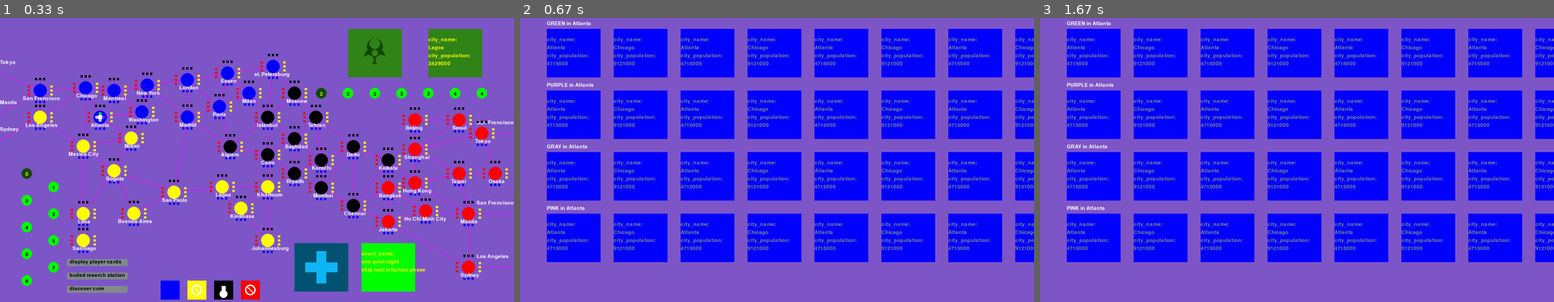
Above: before the commit, frames 1-3 (left to right).
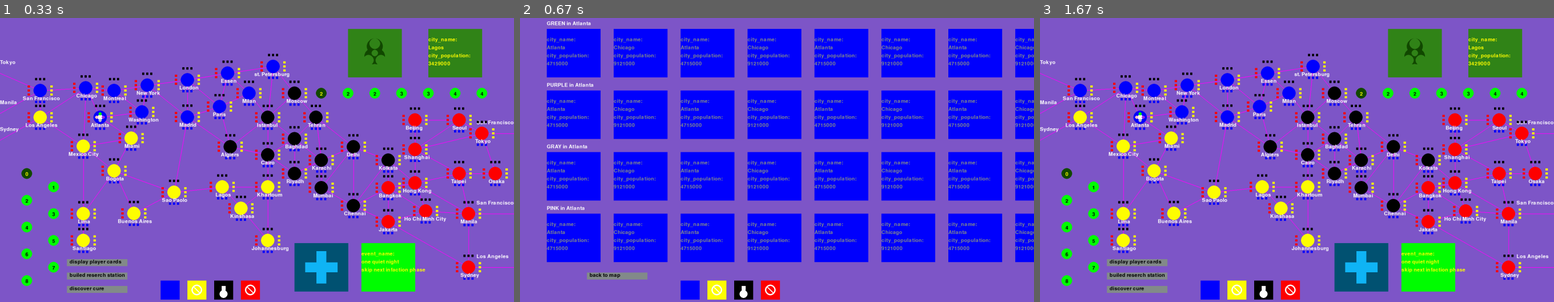
Above: after the commit, the same moments.

Repository: idonacmias/pandemic-pygame
Game: pygame game, started from app.py
The game is run twice, just before and just after one commit, with the same random seed, the same clock (stepped at 60 frames per second) and the same inputs.
Inputs (mouse positions are in pixels of both pictures, inside the frame that each line leads up to):
- Up to frame 1 (0.33 s): no input
- Up to frame 2 (0.67 s): click "display player cards" at 0.38 s
- Up to frame 3 (1.67 s): press the mouse at (1137, 276) at 0.7 s; move the mouse to (1158, 188) at 0.8 s; release the mouse at (1173, 100) at 0.93 s; click (1137, 276) at 1.55 s, where only the run after the commit has a clickable "back to map"

Frame 1 is identical in both runs. In frame 2, 1.3% of the frame differs, in the area x 13-51%, y 89-100%; in frame 3, 62%, in the area x 0-100%, y 1-100%.

Commit message:
display card bord have a warking back to map button, fix: change constance to vairable

Diff:
--- a/bord_cards.py
+++ b/bord_cards.py
@@ -1,17 +1,20 @@
-from display import BUTTON_WHIDTH, BUTTON_HIGHT
+from display import BUTTON_WHIDTH, BUTTON_HIGHT, CARDS_BUTTONS_POINTS, CARDS_BUTTONS_TEXTS
 
 
 
 def click_on_botton(cities, players, corent_player, mouse_point):
-    button_point = (500, 500)
-    text = witch_click_on(mouse_point, button_point)
+    buttons_data = zip(CARDS_BUTTONS_POINTS, CARDS_BUTTONS_TEXTS)
+    botton_clicked = witch_click_on(mouse_point, buttons_data)
+    if botton_clicked == 'back to map':
+        corent_page = 'map'
+        return corent_page
 
 
-
-def witch_click_on(mouse_point, button_point):
-    square_points = [button_point, (button_point[0] + BUTTON_WHIDTH, button_point[1] + BUTTON_HIGHT)]
-    if is_in_squer(square_points, mouse_point):
-        return text
+def witch_click_on(mouse_point, buttons_data):
+    for button_point, text in buttons_data:
+        square_points = [button_point, (button_point[0] + BUTTON_WHIDTH, button_point[1] + BUTTON_HIGHT)]
+        if is_in_squer(square_points, mouse_point):
+            return text
 
 
 
--- a/display/__init__.py
+++ b/display/__init__.py
@@ -3,4 +3,4 @@
 from display.Color import Color
 import display.bord
 
-from .constances import MAP_BUTTONS_POINTS,MAP_BUTTONS_TEXTS, BUTTON_WHIDTH, BUTTON_HIGHT
+from .constances import MAP_BUTTONS_POINTS,MAP_BUTTONS_TEXTS, BUTTON_WHIDTH, BUTTON_HIGHT, CARDS_BUTTONS_POINTS, CARDS_BUTTONS_TEXTS
--- a/display/bord.py
+++ b/display/bord.py
@@ -1,5 +1,5 @@
 from display import colors_palet, city, card, tokens, player, bottons, bord
-from .constances import MAP_BUTTONS_POINTS, MAP_BUTTONS_TEXTS
+from .constances import MAP_BUTTONS_POINTS, MAP_BUTTONS_TEXTS, CARDS_BUTTONS_POINTS, CARDS_BUTTONS_TEXTS
 
 
 def draw_bord(screen, font, corent_page, cities, players, player_discard):
@@ -36,5 +36,6 @@
 def draw_cards(screen, font, cities, players):
    screen.fill(colors_palet['PURPLE'])
    card.dispaly_players_cards(screen, font, cities, players)
-   # buttons_data = zip(BUTTONS_POINTS, BUTTONS_TEXTS)
-   # bottons.draw(screen, font, buttons_data)
+   buttons_data = zip(CARDS_BUTTONS_POINTS, CARDS_BUTTONS_TEXTS)
+   bottons.draw(screen, font, buttons_data)
+   tokens.draw_medicen_bar(screen)
--- a/display/constances.py
+++ b/display/constances.py
@@ -19,6 +19,10 @@
 
 MAP_BUTTONS_POINTS = [(250, 920), (250, 970), (250, 1020)]
 MAP_BUTTONS_TEXTS = ['display player cards', 'builed reserch station', 'discover cure']
+
+CARDS_BUTTONS_POINTS = [(250, 970)]
+CARDS_BUTTONS_TEXTS = ['back to map']
+
 BUTTON_HIGHT = 25
 BUTTON_WHIDTH = 225
 
--- a/events/bord_map.py
+++ b/events/bord_map.py
@@ -23,8 +23,8 @@
 
 
 def click_on_botton(cities, players, corent_player, mouse_point):
-    BUTTONS_DATA = zip(MAP_BUTTONS_POINTS, MAP_BUTTONS_TEXTS)
-    botton_clicked = witch_click_on(mouse_point, BUTTONS_DATA)
+    button_data = zip(MAP_BUTTONS_POINTS, MAP_BUTTONS_TEXTS)
+    botton_clicked = witch_click_on(mouse_point, button_data)
     if botton_clicked == 'display player cards':
         corent_page = 'cards'
         return corent_page
